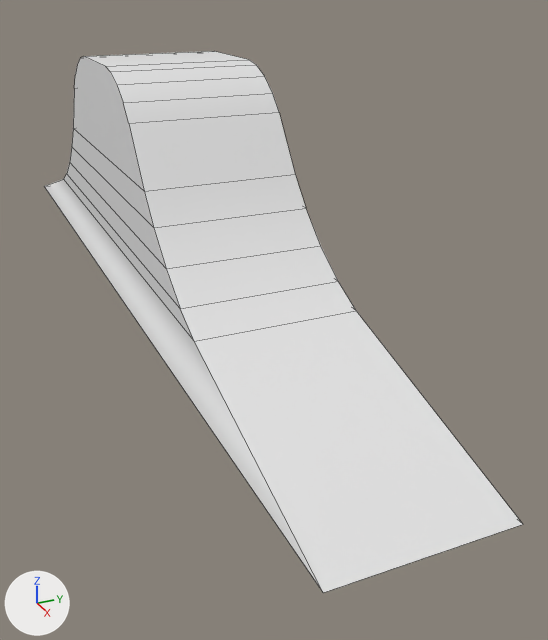
Two versions of the FBX model Assets/Graphics/Meshes/Environnement/00_Platform03.fbx, one commit apart.
Rendered twice from a 50 mm camera at (3.95, -1.53, 2.41) aimed at (0.49, 0.02, 0.68). The lights are fixed; the arrows at lower left show +X, +Y and +Z. Mesh edges are drawn as thin lines.

Objects in the first picture: '00_Platform03'.
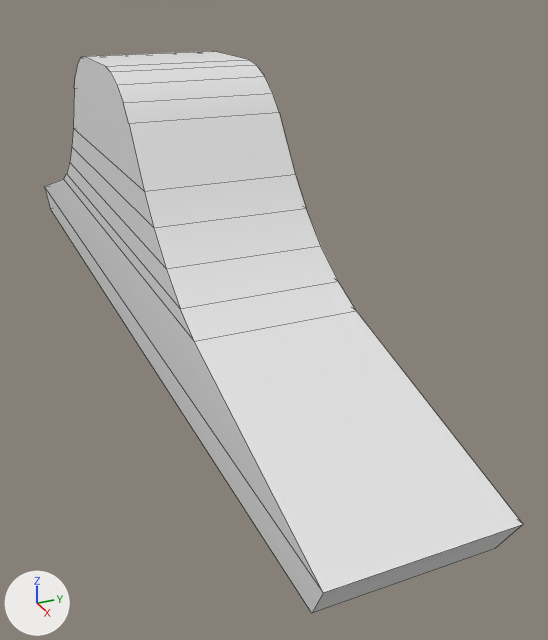
Commit message: Modified 00_Platform03

Edits to the bpy script that builds the scene:
```text
Change me_cube_017:
    where me_cube_017.from_pydata(...)  # 44 vertices, 34 faces; spans x -2.5..2.5, y -0.72..0.0, z 0.8..2.02
    used by ob_00_platform03; location = (0.0, 0.0, 0.0)
    verts and faces of me_cube_017; kept vertices keep their numbers, new ones are numbered from 44
    before: 0 (2.5, -0.72, 0.8) at pixel (323, 592), 1 (2.5, 0.0, 0.8) at pixel (523, 524), 2 (-2.5, -0.72, 0.8) at pixel (44, 186), 3 (-2.5, 0.0, 0.8)
    me_cube_017 part 1
    add delete_faces([(0, 1, 3, 2)])
    add verts[44] = (2.41, -0.01, 0.63)  # pixel (494, 548)
    add verts[45] = (2.41, -0.71, 0.63)  # pixel (311, 613)
    add verts[46] = (-2.41, -0.01, 0.63)
    add verts[47] = (-2.41, -0.71, 0.63)  # pixel (50, 208)
    add faces += [(0, 45, 44, 1), (44, 45, 47, 46), (1, 44, 46, 3), (2, 3, 46, 47), (0, 2, 47, 45)]
```

Boxes [x1, y1, x2, y2] around the edits, measured in the pictures (548 x 640 px):
'00_Platform03', reshaped
    before: [44, 51, 523, 593]
    after: [44, 51, 523, 613]
part 1 of me_cube_017, built on
    after: [44, 187, 522, 613]
